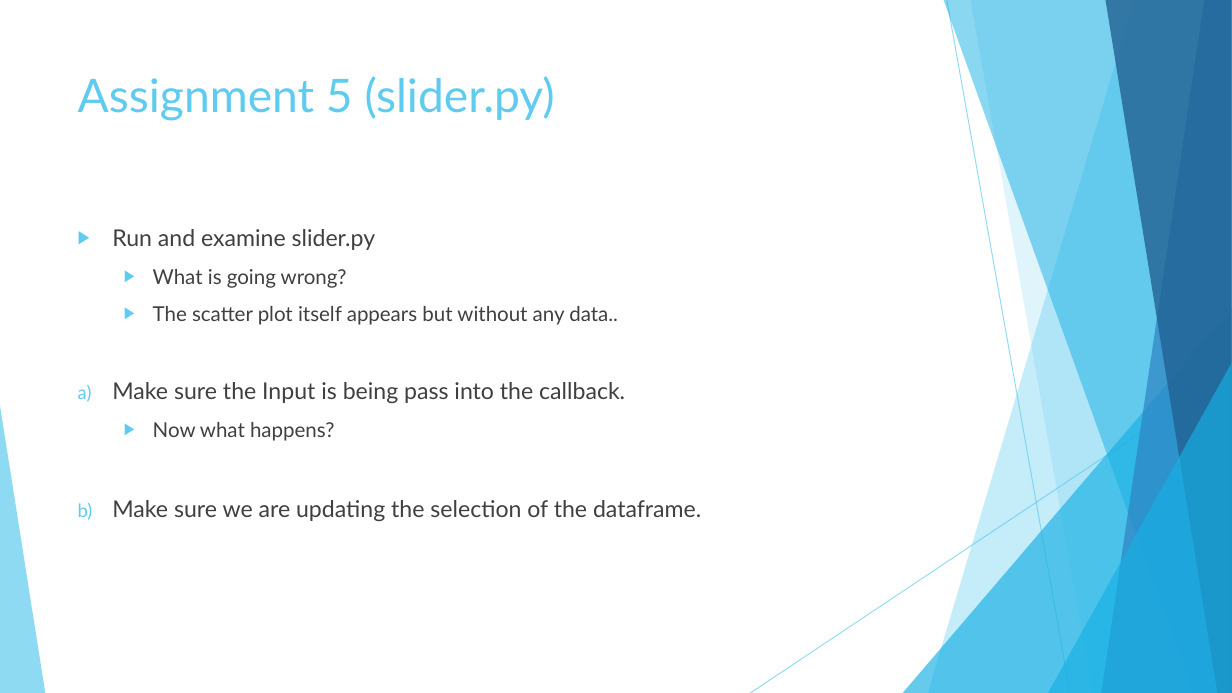
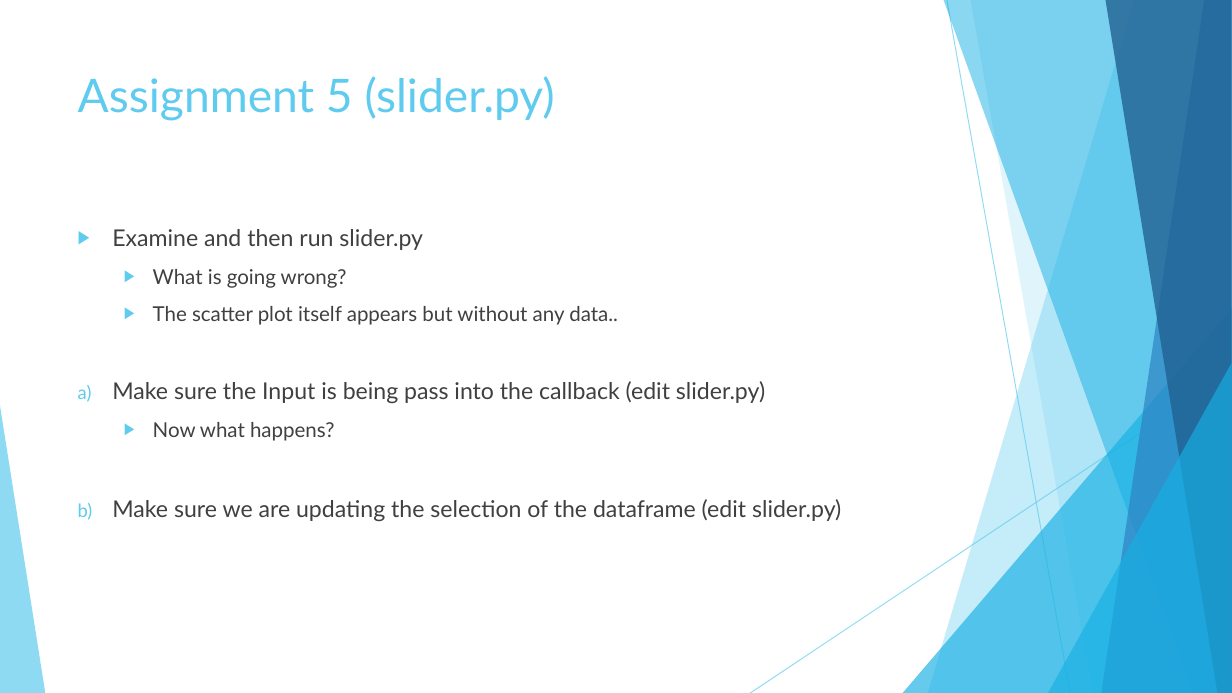
Before and after one commit to BradburyThompson/dash, a slide deck: slide 21 of Amgen_Dash_Slides.pptx. Drawn at 1232x693 pixels with LibreOffice and Linux fonts; fonts in the diff are those of the drawing. Boxes give left, top, right and bottom in pixels: in the first picture for what was removed or moved away, otherwise in the second. Text is boxed around its words. In the diff, an @@ line names an element or a change of style, - is before the commit and + after.

```diff
--- a/Amgen_Dash_Slides.pptx
+++ b/Amgen_Dash_Slides.pptx
@@ text at (x1=112, y1=229, x2=423, y2=250): text changed @@
-▶ Run and examine slider.py
+▶ Examine and then run slider.py
@@ text at (x1=112, y1=381, x2=765, y2=403): text changed @@
-a) Make sure the Input is being pass into the callback.
+a) Make sure the Input is being pass into the callback (edit slider.py)
@@ text at (x1=112, y1=499, x2=841, y2=521): text changed @@
-b) Make sure we are updating the selection of the dataframe.
+b) Make sure we are updating the selection of the dataframe (edit slider.py)
```
Also in this commit, not shown: 9 other slides changed, 4 slides added.
